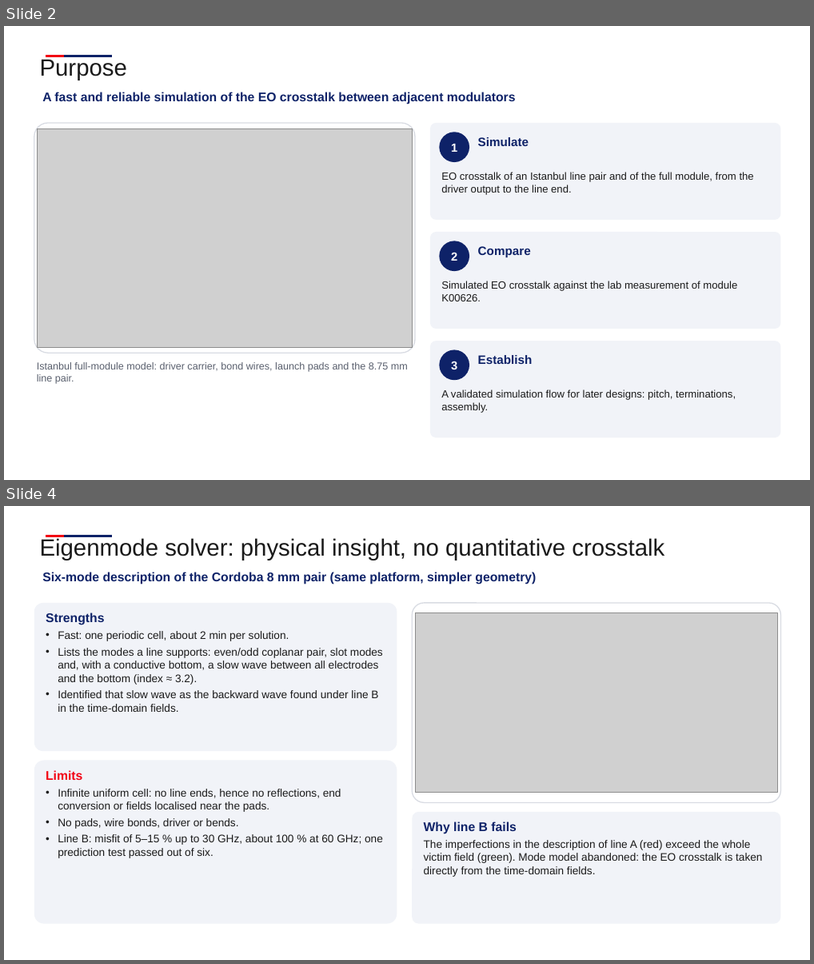
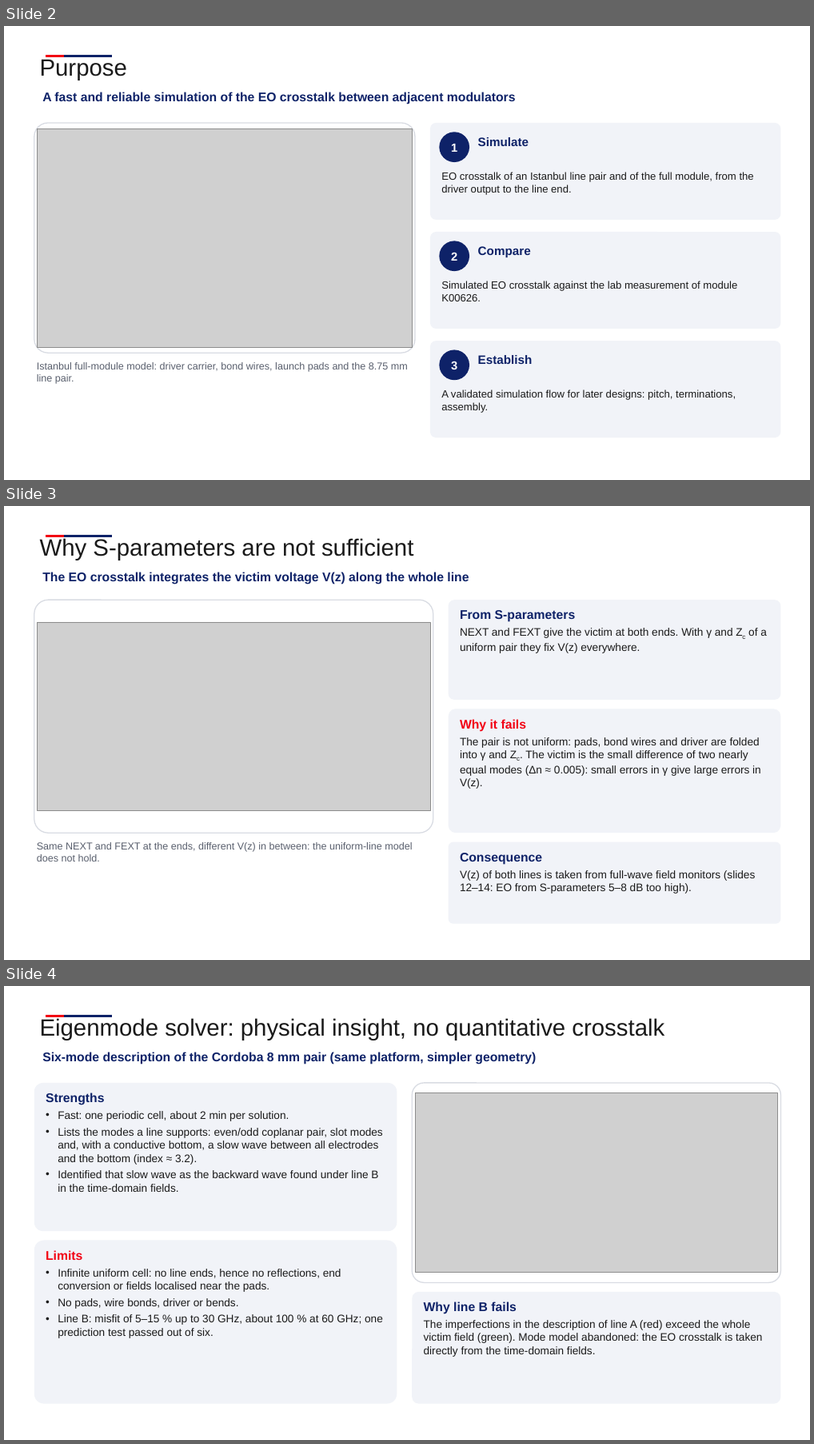
Before and after one commit to andreimuresian/claude, a slide deck: docs/cst/xtalk/Istanbul_EO_crosstalk.pptx. Shown one above the other, each under a label of ours: slides 2 and 4 before the commit, slides 2, 3 and 4 after it; the slides between them are not shown. The pictures are 814x964 and 814x1444 pixels, drawn with LibreOffice and Linux fonts; fonts in the diff are those of the drawing; grey boxes stand for pictures; background and template pictures are left out. Boxes give left, top, right and bottom in pixels: in the first picture for what was removed or moved away, otherwise in the second. Text is boxed around its words. In the diff, an @@ line names an element or a change of style, - is before the commit and + after.

```diff
--- a/docs/cst/xtalk/Istanbul_EO_crosstalk.pptx
+++ b/docs/cst/xtalk/Istanbul_EO_crosstalk.pptx
@@ slide 3 added at (4, 506, 810, 960), background #FFFFFF; not listed: 2 template elements that a slide beside it also shows @@
@@ text added at (40, 538, 414, 560), 28 pt, text #1A1A1A @@
+Why S-parameters are not sufficient
@@ text added at (42, 572, 469, 584), 15 pt, text #0E2268, bold @@
+The EO crosstalk integrates the victim voltage V(z) along the whole line
@@ rounded rectangle added at (34, 600, 434, 832), fill #FFFFFF, outline #D9DCE3 1.25 pt @@
@@ rounded rectangle added at (449, 600, 782, 700), fill #F1F3F8 @@
@@ picture added at (38, 622, 430, 810) @@
@@ text added at (460, 610, 767, 653), 13 pt, text #1A1A1A @@
+From S-parameters
+NEXT and FEXT give the victim at both ends. With γ and Zc of a uniform pair they fix V(z) everywhere.
@@ rounded rectangle added at (449, 708, 782, 832), fill #F1F3F8 @@
@@ text added at (460, 719, 762, 788), 13 pt, text #1A1A1A @@
+Why it fails
+The pair is not uniform: pads, bond wires and driver are folded into γ and Zc. The victim is the small difference of two nearly equal modes (Δn ≈ 0.005): small errors in γ give large errors in V(z).
@@ text added at (37, 842, 412, 861), 12 pt, text #5A606E @@
+Same NEXT and FEXT at the ends, different V(z) in between: the uniform-line model does not hold.
@@ rounded rectangle added at (449, 842, 782, 924), fill #F1F3F8 @@
@@ text added at (460, 852, 755, 893), 13 pt, text #1A1A1A @@
+Consequence
+V(z) of both lines is taken from full-wave field monitors (slides 12–14: EO from S-parameters 5–8 dB too high).
```
Also in this commit, not shown: 1 slide removed, 3 other files.
